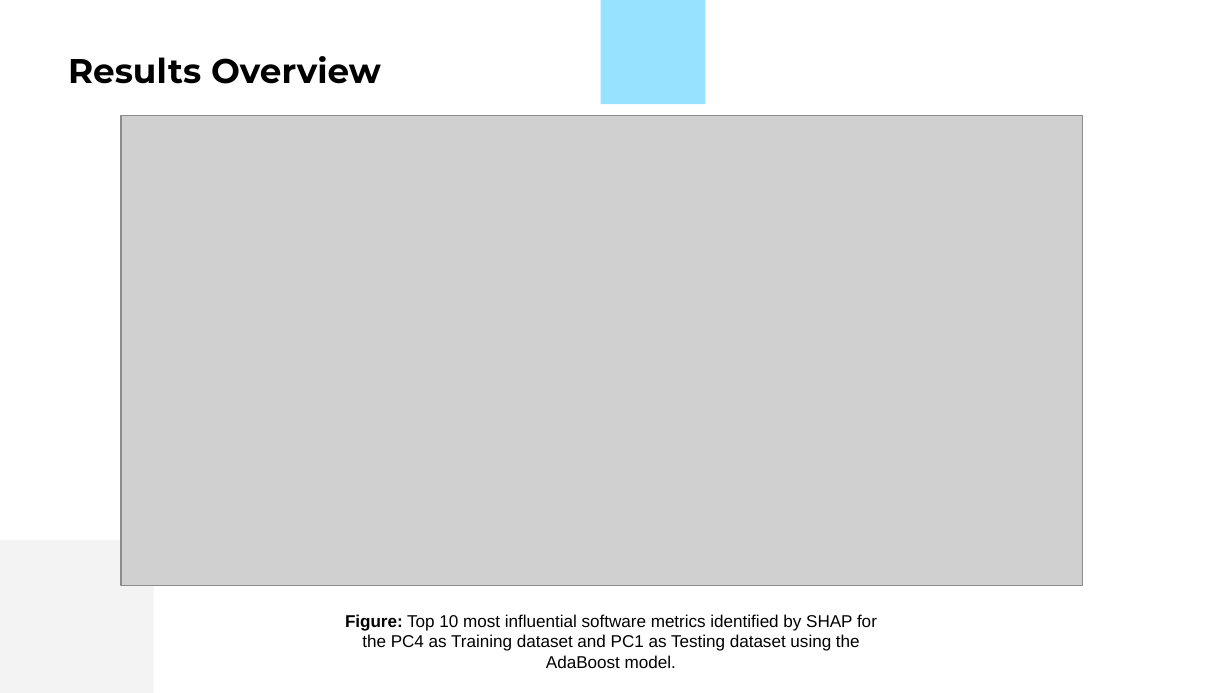
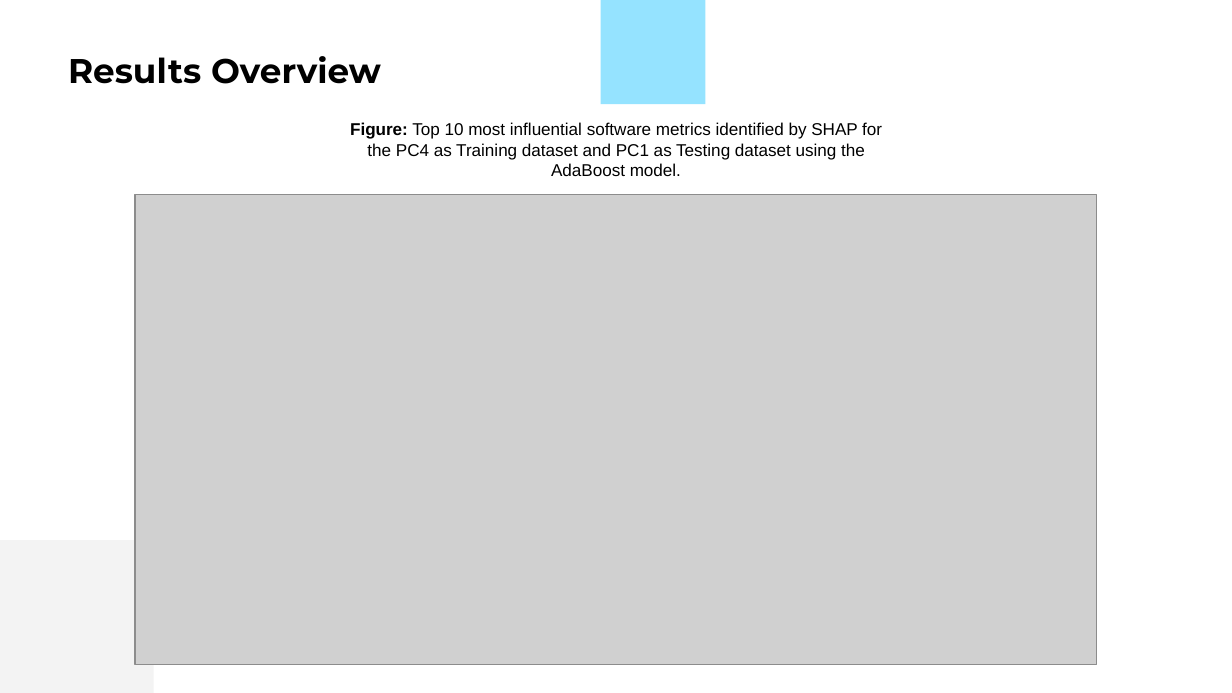
Before and after one commit to uditjain100/TrustX-Defect, a slide deck: slide 14 of Documentation/24CSM1R23_Mid_4th.pptx. Drawn at 1232x693 pixels with LibreOffice and Linux fonts; fonts in the diff are those of the drawing; grey boxes stand for pictures. Boxes give left, top, right and bottom in pixels: in the first picture for what was removed or moved away, otherwise in the second. Text is boxed around its words. In the diff, an @@ line names an element or a change of style, - is before the commit and + after.

```diff
--- a/Documentation/24CSM1R23_Mid_4th.pptx
+++ b/Documentation/24CSM1R23_Mid_4th.pptx
@@ text "Figure: Top 10 most influential ...": place and size @@
-text "Figure: Top 10 most influential ..." at box(345, 614, 877, 651)
+text "Figure: Top 10 most influential ..." at box(350, 122, 882, 160)
@@ picture: place and size @@
-picture at box(121, 116, 1083, 585)
+picture at box(136, 195, 1098, 664)
```
Also in this commit, not shown: 5 other slides changed, 1 slide added, 1 other file.
